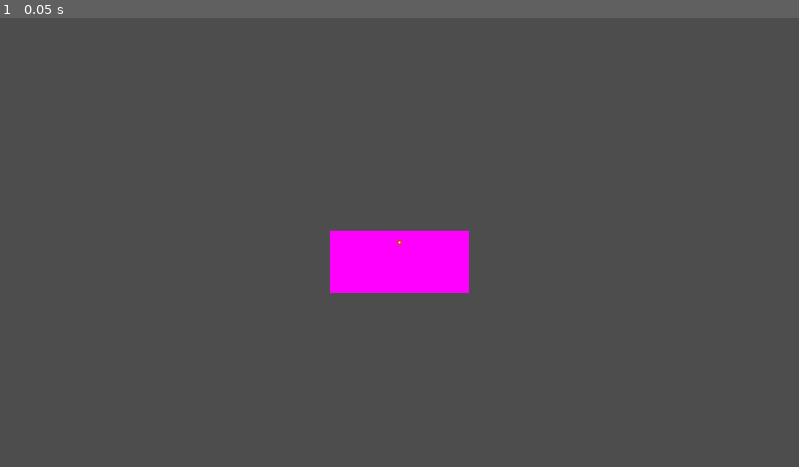
Above: before the commit, frame 1.
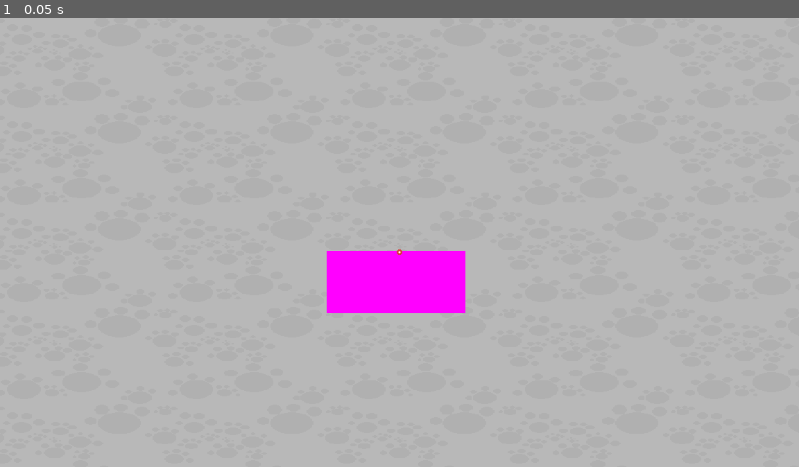
Above: after the commit, the same moment.

Repository: benfrankel/godot-wild-jam-63
Game: Godot game, scene res://scenes/combat/combat.tscn
The game is run twice, just before and just after one commit, with the same random seed, the same clock (stepped at 60 frames per second) and the same inputs. This scene is started directly instead of the project's main scene.
Inputs:
- Up to frame 1 (0.05 s): no input

The runs differ from the first frame. In frame 1, 98% of the frame differs, in the area x 0-100%, y 0-100%.
Error before the commit: Invalid access to property or key 'enemy_name' on a base object of type 'Nil'. (res://scenes/combat/combat.gd:8)

Commit message:
tweaked combat to have scrolling bg

Diff:
--- a/scenes/combat/combat.gd
+++ b/scenes/combat/combat.gd
@@ -1,8 +1,10 @@
-extends Node2D
+extends Node
 
 
 var fight: Fight
 
 
 func _ready() -> void:
+	if not fight:
+		return
 	print("Fighting ", fight.enemy_name)
--- a/scenes/combat/combat.tscn
+++ b/scenes/combat/combat.tscn
@@ -1,7 +1,15 @@
-[gd_scene load_steps=5 format=3 uid="uid://ck2541i45duru"]
+[gd_scene load_steps=8 format=3 uid="uid://ck2541i45duru"]
 
 [ext_resource type="PackedScene" uid="uid://d2wt5n12rfam" path="res://scenes/combat/laser/laser.tscn" id="1_dvnqk"]
 [ext_resource type="Script" path="res://scenes/combat/combat.gd" id="1_npvr5"]
+[ext_resource type="Shader" path="res://scenes/combat/scrolling_bg.gdshader" id="2_ewwqg"]
+[ext_resource type="Texture2D" uid="uid://ds6kf42pschxl" path="res://assets/combat/scrollingbg.png" id="3_y0vie"]
+
+[sub_resource type="ShaderMaterial" id="ShaderMaterial_k2oix"]
+shader = ExtResource("2_ewwqg")
+shader_parameter/scale = 3.275
+shader_parameter/speed = 10.0
+shader_parameter/direction = Vector2(1, 1)
 
 [sub_resource type="PlaceholderTexture2D" id="PlaceholderTexture2D_rr51i"]
 size = Vector2(200, 90)
@@ -9,20 +17,38 @@
 [sub_resource type="RectangleShape2D" id="RectangleShape2D_rlbjm"]
 size = Vector2(195, 85.5)
 
-[node name="Combat" type="Node2D"]
+[node name="Control" type="Control"]
+layout_mode = 3
+anchors_preset = 15
+anchor_right = 1.0
+anchor_bottom = 1.0
+grow_horizontal = 2
+grow_vertical = 2
 script = ExtResource("1_npvr5")
 
-[node name="Arena" type="Area2D" parent="."]
+[node name="ScrollingBG" type="TextureRect" parent="."]
+texture_repeat = 2
+material = SubResource("ShaderMaterial_k2oix")
+layout_mode = 1
+anchors_preset = 15
+anchor_right = 1.0
+anchor_bottom = 1.0
+grow_horizontal = 2
+grow_vertical = 2
+texture = ExtResource("3_y0vie")
+
+[node name="Combat" type="Node2D" parent="."]
+position = Vector2(571, 353)
+
+[node name="Arena" type="Area2D" parent="Combat"]
 position = Vector2(0, 28)
 
-[node name="Background" type="Sprite2D" parent="Arena"]
+[node name="Background" type="Sprite2D" parent="Combat/Arena"]
 texture = SubResource("PlaceholderTexture2D_rr51i")
 
-[node name="Bounds" type="CollisionShape2D" parent="Arena"]
+[node name="Bounds" type="CollisionShape2D" parent="Combat/Arena"]
 shape = SubResource("RectangleShape2D_rlbjm")
 
-[node name="Projectiles" type="Node2D" parent="."]
+[node name="Projectiles" type="Node2D" parent="Combat"]
 
-[node name="Laser" parent="." instance=ExtResource("1_dvnqk")]
-
-[node name="Camera2D" type="Camera2D" parent="."]
+[node name="Laser" parent="Combat" instance=ExtResource("1_dvnqk")]
--- a/scenes/combat/laser/laser.gd
+++ b/scenes/combat/laser/laser.gd
@@ -1,6 +1,8 @@
 class_name Laser
 extends Area2D
 
+@onready var bounds_shape := $"../Arena/Bounds"
+@onready var arena := $"../Arena"
 
 var health := 10.0
 
@@ -17,10 +19,9 @@
 func _process(_delta: float) -> void:
 	move_to_mouse()
 
-
 func get_global_bounds() -> Rect2:
-	var bounds: Rect2 = ($"../Arena/Bounds".shape as RectangleShape2D).get_rect()
-	bounds.position += $"../Arena".global_position
+	var bounds: Rect2 = (bounds_shape.shape as RectangleShape2D).get_rect()
+	bounds.position += arena.global_position
 	return bounds
 
 
--- /dev/null
+++ b/scenes/combat/scrolling_bg.gdshader
@@ -0,0 +1,13 @@
+shader_type canvas_item;
+
+uniform float scale = 0.5;
+uniform float speed = 0.01;
+uniform vec2 direction = vec2(1, 0);
+
+void fragment() {
+	vec2 offset = normalize(direction) * speed * TIME * TEXTURE_PIXEL_SIZE;
+	vec2 size = vec2(textureSize(TEXTURE, 0));
+	vec2 uv = (UV / size.yx) * length(size);
+	COLOR = texture(TEXTURE, (uv * scale) + offset);
+
+}
Binary file added: assets/combat/scrollingbg.png
Not shown, added: assets/combat/scrollingbg.png.import
